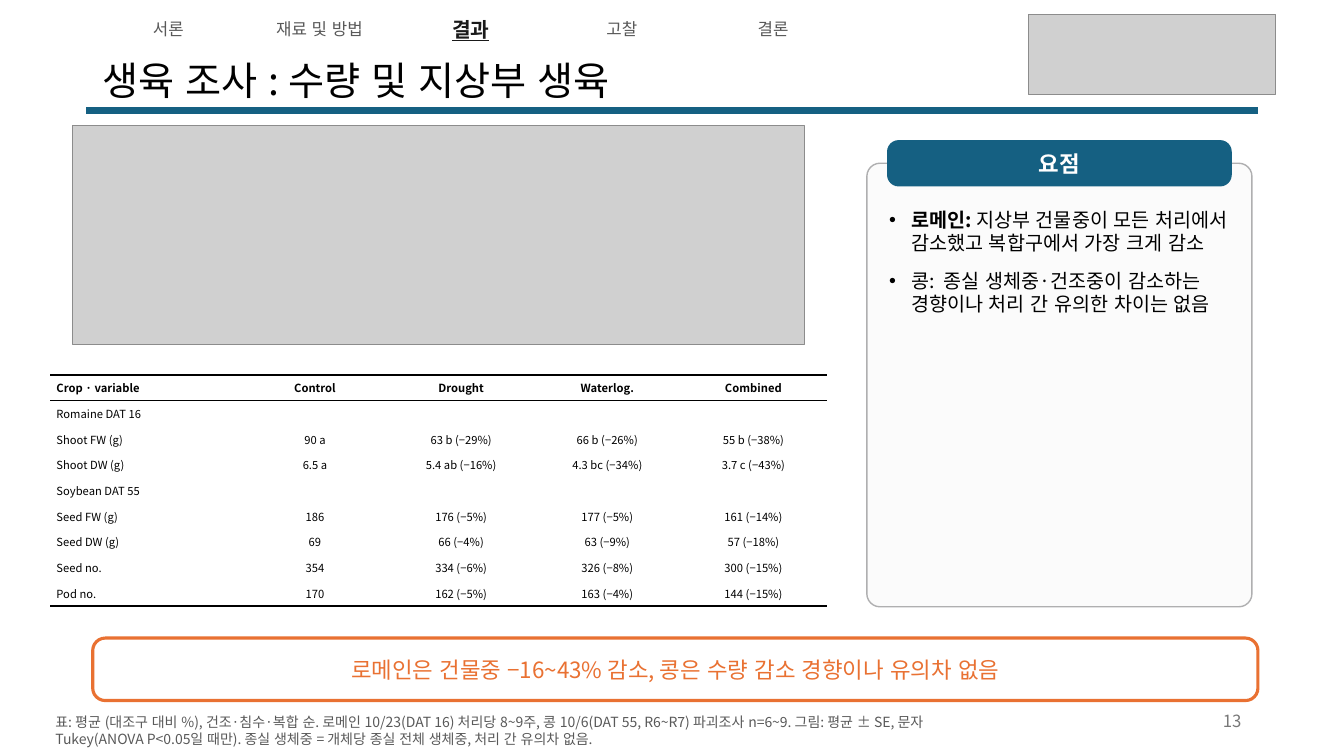
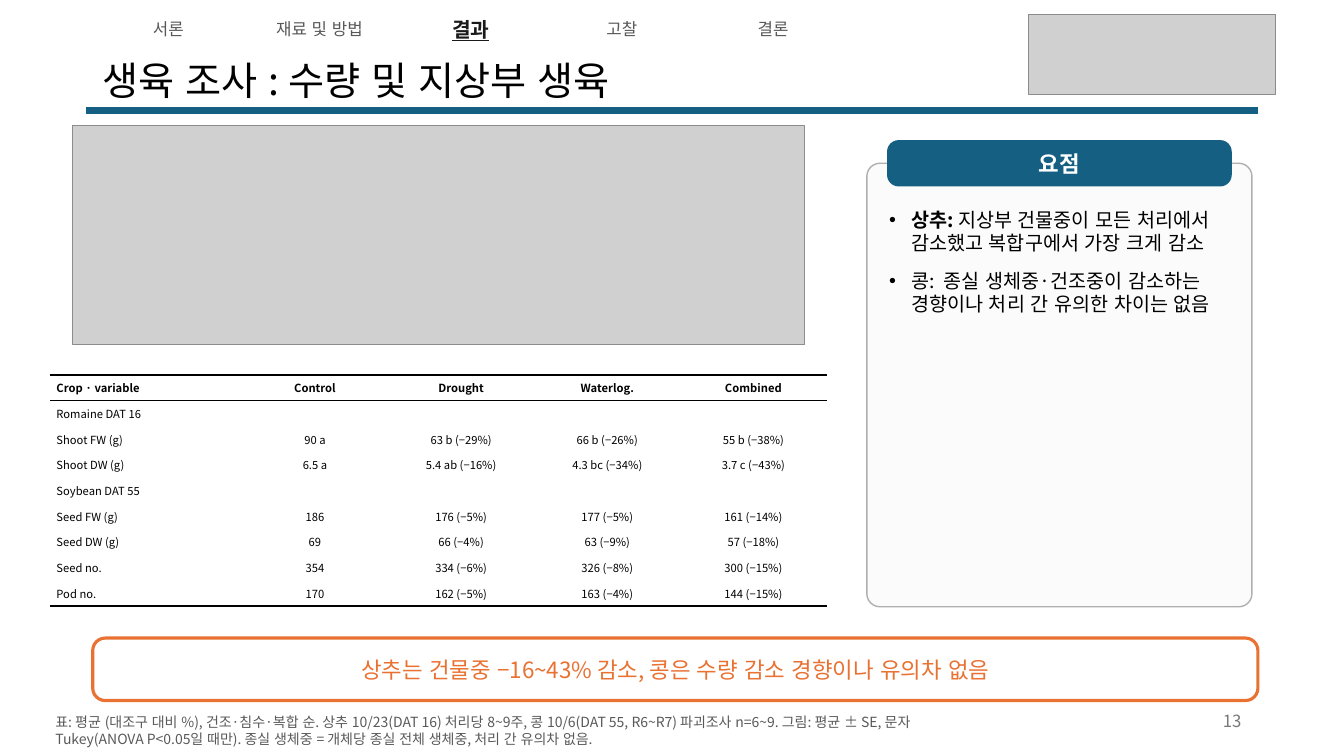
Before and after one commit to YunJM20/-, a slide deck: slide 13 of 구두발표_콩vs로메인상추_v6.pptx. Drawn at 1344x756 pixels with LibreOffice and Linux fonts; fonts in the diff are those of the drawing; grey boxes stand for pictures. Boxes give left, top, right and bottom in pixels: in the first picture for what was removed or moved away, otherwise in the second. Text is boxed around its words. In the diff, an @@ line names an element or a change of style, - is before the commit and + after.

```diff
--- a/구두발표_콩vs로메인상추_v6.pptx
+++ b/구두발표_콩vs로메인상추_v6.pptx
@@ text at (911,210,1209,252): text changed @@
-• 로메인: 지상부 건물중이 모든 처리에서 감소했고 복합구에서 가장 크게 감소
+• 상추: 지상부 건물중이 모든 처리에서 감소했고 복합구에서 가장 크게 감소
@@ text in rounded rectangle at (361,659,989,682): text changed @@
-로메인은 건물중 −16~43% 감소, 콩은 수량 감소 경향이나 유의차 없음
+상추는 건물중 −16~43% 감소, 콩은 수량 감소 경향이나 유의차 없음
@@ text at (55,715,911,747): text changed @@
-표: 평균 (대조구 대비 %), 건조·침수·복합 순. 로메인 10/23(DAT 16) 처리당 8~9주, 콩 10/6(DAT 55, R6~R7) 파괴조사 n=6~9. 그림: 평균 ± SE, 문자 Tukey(ANOVA P<0.05일 때만). 종실 생체중 = 개체당 종실 전체 생체중, 처리 간 유의차 없음.
+표: 평균 (대조구 대비 %), 건조·침수·복합 순. 상추 10/23(DAT 16) 처리당 8~9주, 콩 10/6(DAT 55, R6~R7) 파괴조사 n=6~9. 그림: 평균 ± SE, 문자 Tukey(ANOVA P<0.05일 때만). 종실 생체중 = 개체당 종실 전체 생체중, 처리 간 유의차 없음.
```
Also in this commit, not shown: 21 other slides changed.
